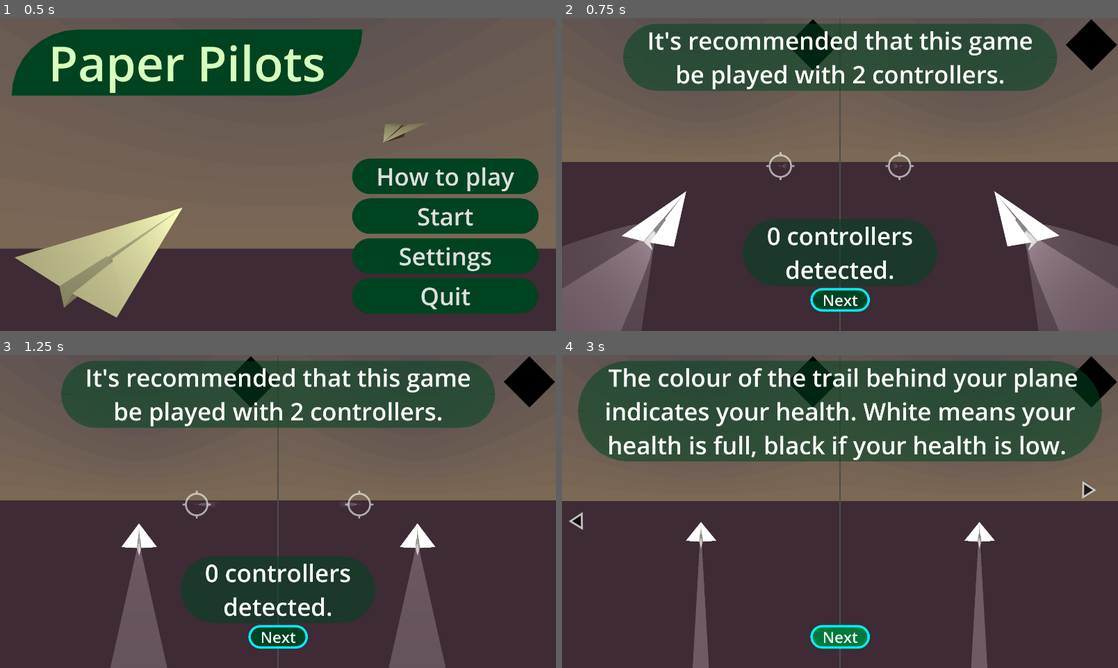
Above: before the commit, frames 1-4 (two rows, left to right).
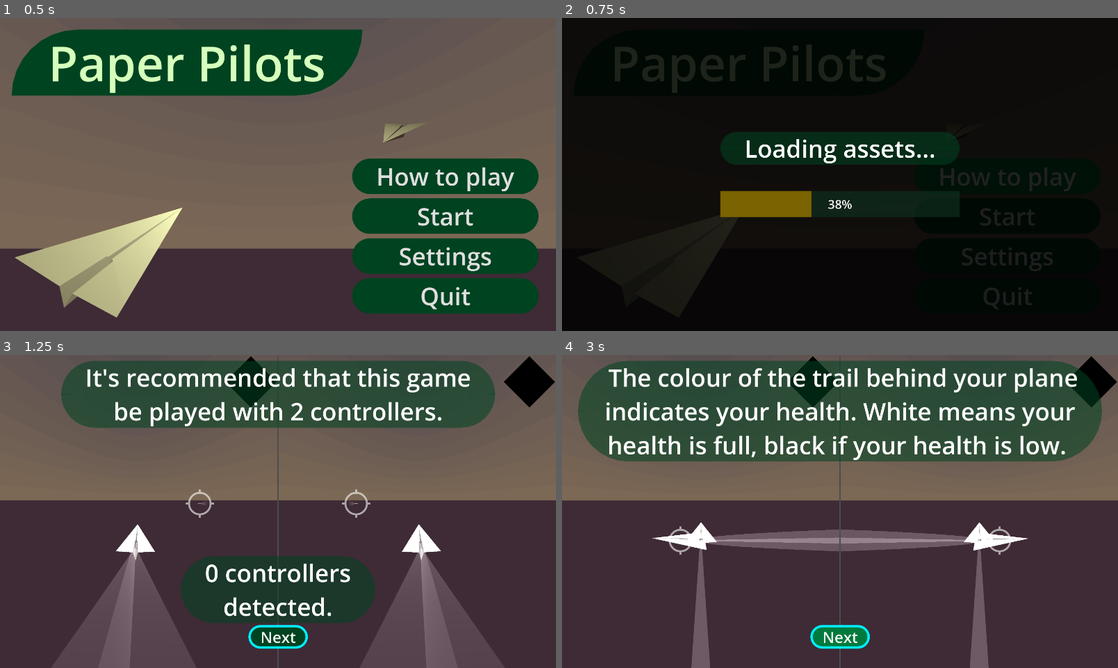
Above: after the commit, the same moments.

Repository: proximadams/Paper-Pilots
Game: Godot game, scene res://scenes/main_menu.tscn
The game is run twice, just before and just after one commit, with the same random seed, the same clock (stepped at 60 frames per second) and the same inputs. A sky picture missing from this copy of the repository is replaced by a grey-blue gradient. Sound files missing from this copy of the repository are replaced by a short silence.
Inputs:
- Up to frame 1 (0.5 s): no input
- Up to frame 2 (0.75 s): click "How to play" at 0.5 s
- Up to frame 3 (1.25 s): no input
- Up to frame 4 (3 s): click "Next" at 1.25 s; click "Next" at 2 s; click "Next" at 2.75 s

Frame 1 is identical in both runs. In frame 2, 99% of the frame differs, in the area x 0-100%, y 0-100%; in frame 3, 4.7%; in frame 4, 3.5%.

Commit message:
loading bar

Diff:
--- /dev/null
+++ b/scenes/loading_screen.tscn
@@ -0,0 +1,74 @@
+[gd_scene load_steps=16 format=3 uid="uid://bhir40ub3j7aa"]
+
+[ext_resource type="Theme" uid="uid://bpfjumgjrae43" path="res://themes/default_label.tres" id="1_ep5rh"]
+[ext_resource type="Script" uid="uid://dnx5whaklxp1r" path="res://scripts/loading_screen.gd" id="1_ku3bi"]
+[ext_resource type="PackedScene" uid="uid://cen3owr6ivv1w" path="res://scenes/enemy_indicator_arrow.tscn" id="2_5phy8"]
+[ext_resource type="Theme" uid="uid://d1hqt5070wxsy" path="res://themes/progress_bar.tres" id="2_hprjd"]
+[ext_resource type="PackedScene" uid="uid://bd40td44tkyep" path="res://scenes/explosion.tscn" id="3_if62a"]
+[ext_resource type="PackedScene" uid="uid://cjjvpks071cd6" path="res://scenes/explosion_sound.tscn" id="4_f7y4a"]
+[ext_resource type="PackedScene" uid="uid://cah6wwl13ljom" path="res://scenes/how_to_play_level.tscn" id="5_gcv3i"]
+[ext_resource type="PackedScene" uid="uid://u2ew77t74om8" path="res://scenes/item_diamond.tscn" id="6_amnj2"]
+[ext_resource type="PackedScene" uid="uid://bfklb06n0e5er" path="res://scenes/item_effects.tscn" id="7_f7y4a"]
+[ext_resource type="PackedScene" uid="uid://cr70q6kngxwgm" path="res://scenes/lose_label.tscn" id="8_amnj2"]
+[ext_resource type="PackedScene" uid="uid://chhsye87y2qn1" path="res://scenes/missile_model.tscn" id="9_pvqkx"]
+[ext_resource type="PackedScene" uid="uid://d3duj7m3hnvo0" path="res://scenes/shoot_sound.tscn" id="10_v1mdd"]
+[ext_resource type="PackedScene" uid="uid://ctruhln5g3qvm" path="res://scenes/target.tscn" id="11_pvqkx"]
+[ext_resource type="PackedScene" uid="uid://c2dtbo51c2et7" path="res://scenes/win_label.tscn" id="12_e7oyx"]
+[ext_resource type="PackedScene" uid="uid://bc5l88adhtvlc" path="res://scenes/missile_near_sound.tscn" id="13_e7oyx"]
+
+[node name="LoadingScreen" type="Control" node_paths=PackedStringArray("progressBar")]
+top_level = true
+z_index = -10
+layout_mode = 3
+anchors_preset = 15
+anchor_right = 1.0
+anchor_bottom = 1.0
+grow_horizontal = 2
+grow_vertical = 2
+script = ExtResource("1_ku3bi")
+assetArr = Array[Resource]([ExtResource("2_5phy8"), ExtResource("3_if62a"), ExtResource("4_f7y4a"), ExtResource("5_gcv3i"), ExtResource("6_amnj2"), ExtResource("7_f7y4a"), ExtResource("8_amnj2"), ExtResource("9_pvqkx"), ExtResource("10_v1mdd"), ExtResource("11_pvqkx"), ExtResource("12_e7oyx"), ExtResource("13_e7oyx")])
+progressBar = NodePath("VBoxContainer/ProgressBar")
+
+[node name="ColorRect" type="ColorRect" parent="."]
+layout_mode = 1
+anchors_preset = 15
+anchor_right = 1.0
+anchor_bottom = 1.0
+grow_horizontal = 2
+grow_vertical = 2
+color = Color(0, 0, 0, 0.862745)
+
+[node name="VBoxContainer" type="VBoxContainer" parent="."]
+layout_mode = 1
+anchors_preset = 8
+anchor_left = 0.5
+anchor_top = 0.5
+anchor_right = 0.5
+anchor_bottom = 0.5
+offset_left = -496.0
+offset_top = -177.0
+offset_right = 496.0
+offset_bottom = 177.0
+grow_horizontal = 2
+grow_vertical = 2
+
+[node name="Label" type="Label" parent="VBoxContainer"]
+layout_mode = 2
+theme = ExtResource("1_ep5rh")
+text = "Loading assets..."
+
+[node name="MarginContainer" type="MarginContainer" parent="VBoxContainer"]
+custom_minimum_size = Vector2(0, 100)
+layout_mode = 2
+
+[node name="ProgressBar" type="ProgressBar" parent="VBoxContainer"]
+custom_minimum_size = Vector2(500, 0)
+layout_mode = 2
+theme = ExtResource("2_hprjd")
+step = 1.0
+
+[node name="AssetHolder" type="Control" parent="."]
+visible = false
+anchors_preset = 0
+offset_right = 40.0
+offset_bottom = 40.0
--- a/scenes/main_menu.tscn
+++ b/scenes/main_menu.tscn
@@ -8,6 +8,7 @@
 [ext_resource type="Texture2D" uid="uid://d3sd8vl6emo1f" path="res://shaders/sky_panorama.png" id="6_jk1qb"]
 [ext_resource type="Theme" uid="uid://c51c64k3blcd0" path="res://themes/default_button.tres" id="9_5dd4i"]
 [ext_resource type="Theme" uid="uid://bdep7d1wip201" path="res://themes/win_lose_label.tres" id="9_jk1qb"]
+[ext_resource type="PackedScene" uid="uid://bhir40ub3j7aa" path="res://scenes/loading_screen.tscn" id="9_lgwnu"]
 [ext_resource type="AudioStream" uid="uid://bj4rp3d31u6fj" path="res://audio/initial_game_song.wav" id="11_lgwnu"]
 
 [sub_resource type="StandardMaterial3D" id="StandardMaterial3D_oa1go"]
@@ -34,7 +35,7 @@
 fog_light_energy = 0.0
 fog_density = 1.0
 
-[node name="MainMenu" type="Control"]
+[node name="MainMenu" type="Control" node_paths=PackedStringArray("loadingScreen")]
 layout_mode = 3
 anchors_preset = 15
 anchor_right = 1.0
@@ -42,6 +43,7 @@
 grow_horizontal = 2
 grow_vertical = 2
 script = ExtResource("1_tbmy8")
+loadingScreen = NodePath("SubViewportContainer/SubViewport/LoadingScreen")
 
 [node name="FocusMainButton" type="Button" parent="."]
 modulate = Color(1, 1, 1, 0)
@@ -250,6 +252,10 @@
 
 [node name="WorldEnvironment" type="WorldEnvironment" parent="SubViewportContainer/SubViewport"]
 environment = SubResource("Environment_flqon")
+
+[node name="LoadingScreen" parent="SubViewportContainer/SubViewport" instance=ExtResource("9_lgwnu")]
+visible = false
+z_index = 0
 
 [node name="InitialSong" type="AudioStreamPlayer" parent="."]
 stream = ExtResource("11_lgwnu")
--- a/scenes/missile.tscn
+++ b/scenes/missile.tscn
@@ -1,21 +1,9 @@
-[gd_scene load_steps=14 format=3 uid="uid://dm871tyqmkeqf"]
+[gd_scene load_steps=10 format=3 uid="uid://dm871tyqmkeqf"]
 
 [ext_resource type="Script" uid="uid://cs0dji5vsccsn" path="res://scripts/missile.gd" id="1_35udt"]
-[ext_resource type="Material" path="res://materials/missile_red.tres" id="1_a2dmp"]
-[ext_resource type="Material" path="res://materials/missile_black.tres" id="2_3peva"]
+[ext_resource type="PackedScene" uid="uid://chhsye87y2qn1" path="res://scenes/missile_model.tscn" id="2_bd00w"]
 [ext_resource type="Script" uid="uid://c2hn5t2b4irdp" path="res://scripts/trail_effect.gd" id="4_2swxv"]
-[ext_resource type="AudioStream" uid="uid://cvqtm4fdy2n0f" path="res://audio/missile_near.mp3" id="5_bd00w"]
-[ext_resource type="Script" uid="uid://dsk0hb54erqev" path="res://scripts/sound_effect.gd" id="6_flxc2"]
-
-[sub_resource type="CylinderMesh" id="CylinderMesh_u0r5p"]
-top_radius = 0.0
-bottom_radius = 0.18
-height = 0.3
-
-[sub_resource type="CylinderMesh" id="CylinderMesh_a2dmp"]
-top_radius = 0.1
-bottom_radius = 0.1
-height = 0.1
+[ext_resource type="PackedScene" uid="uid://bc5l88adhtvlc" path="res://scenes/missile_near_sound.tscn" id="4_bd00w"]
 
 [sub_resource type="StandardMaterial3D" id="StandardMaterial3D_bd00w"]
 transparency = 1
@@ -91,63 +79,11 @@
 &"animate": SubResource("Animation_2swxv")
 }
 
-[node name="missile" type="Node3D"]
+[node name="Missile" type="Node3D"]
 script = ExtResource("1_35udt")
 
-[node name="Model" type="Node3D" parent="."]
-transform = Transform3D(-5, 0, -4.37114e-07, 0, 5, 0, 4.37114e-07, 0, -5, 0, 0, 0)
-
-[node name="CSGSphere3D" type="CSGSphere3D" parent="Model"]
-transform = Transform3D(0.5, 0, 0, 0, 0.5, 0, 0, 0, 1, 0, 0, 0)
-material = ExtResource("2_3peva")
-
-[node name="CSGBox3D" type="CSGBox3D" parent="Model"]
-transform = Transform3D(1, 0, 0, 0, 1, 0, 0, 0, 1, 0, 0, -0.365888)
-material_override = ExtResource("1_a2dmp")
-size = Vector3(0.3, 0.3, 0.3)
-
-[node name="Wings" type="Node3D" parent="Model"]
-transform = Transform3D(1, 0, 0, 0, 1, 0, 0, 0, 1, 0, 0, -0.35)
-
-[node name="Wing1" type="Node3D" parent="Model/Wings"]
-transform = Transform3D(-2.18557e-08, -1, 1.89276e-08, 0.5, -4.37114e-08, -0.433013, 0.866025, 0, 0.25, 1.09278e-08, -0.25, 0)
-
-[node name="CSGBox3D" type="CSGBox3D" parent="Model/Wings/Wing1"]
-transform = Transform3D(0.707107, 0, 0.707107, 0, 1, 0, -0.707107, 0, 0.707107, 0, 0, 0)
-size = Vector3(0.3, 0.05, 0.3)
-
-[node name="Wing2" type="Node3D" parent="Model/Wings"]
-transform = Transform3D(0.5, 0, -0.433013, 0, 1, 0, 0.866025, 0, 0.25, -0.25, 0, 0)
-
-[node name="CSGBox3D" type="CSGBox3D" parent="Model/Wings/Wing2"]
-transform = Transform3D(0.707107, 0, 0.707107, 0, 1, 0, -0.707107, 0, 0.707107, 0, 0, 0)
-size = Vector3(0.3, 0.05, 0.3)
-
-[node name="Wing3" type="Node3D" parent="Model/Wings"]
-transform = Transform3D(-0.5, -3.17865e-08, 0.433013, 1.58933e-08, -1, -1.3764e-08, 0.866025, 0, 0.25, 0.25, -7.94663e-09, 0)
-
-[node name="CSGBox3D" type="CSGBox3D" parent="Model/Wings/Wing3"]
-transform = Transform3D(0.707107, 0, 0.707107, 0, 1, 0, -0.707107, 0, 0.707107, 0, 0, 0)
-size = Vector3(0.3, 0.05, 0.3)
-
-[node name="Wing4" type="Node3D" parent="Model/Wings"]
-transform = Transform3D(3.77489e-08, 1, -3.26915e-08, -0.5, 7.54979e-08, 0.433013, 0.866025, 0, 0.25, -1.88745e-08, 0.25, 0)
-
-[node name="CSGBox3D" type="CSGBox3D" parent="Model/Wings/Wing4"]
-transform = Transform3D(0.707107, 0, 0.707107, 0, 1, 0, -0.707107, 0, 0.707107, 0, 0, 0)
-size = Vector3(0.3, 0.05, 0.3)
-
-[node name="Cone" type="MeshInstance3D" parent="Model"]
-transform = Transform3D(1, 0, 0, 0, -4.37114e-08, -1, 0, 1, -4.37114e-08, 0, 0, 0.5)
-material_override = ExtResource("1_a2dmp")
-mesh = SubResource("CylinderMesh_u0r5p")
-skeleton = NodePath("../..")
-
-[node name="Cylander" type="MeshInstance3D" parent="Model"]
-transform = Transform3D(1, 0, 0, 0, -4.37114e-08, -1, 0, 1, -4.37114e-08, 0, 0, -0.5)
-material_override = ExtResource("2_3peva")
-mesh = SubResource("CylinderMesh_a2dmp")
-skeleton = NodePath("../..")
+[node name="MissileModel" parent="." instance=ExtResource("2_bd00w")]
+transform = Transform3D(-5, 0, -7.54979e-07, 0, 5, 0, 7.54979e-07, 0, -5, 0, 0, 0)
 
 [node name="TrailAdd" type="Node3D" parent="."]
 transform = Transform3D(1, 0, 0, 0, 1, 0, 0, 0, 1, 0, 0, -0.561761)
@@ -184,6 +120,4 @@
 }
 autoplay = "animate"
 
-[node name="MissileNearSound" type="AudioStreamPlayer" parent="."]
-stream = ExtResource("5_bd00w")
-script = ExtResource("6_flxc2")
+[node name="MissileNearSound" parent="." instance=ExtResource("4_bd00w")]
--- /dev/null
+++ b/scenes/missile_model.tscn
@@ -0,0 +1,69 @@
+[gd_scene load_steps=5 format=3 uid="uid://chhsye87y2qn1"]
+
+[ext_resource type="Material" path="res://materials/missile_black.tres" id="1_egfjx"]
+[ext_resource type="Material" path="res://materials/missile_red.tres" id="2_ug1o0"]
+
+[sub_resource type="CylinderMesh" id="CylinderMesh_u0r5p"]
+top_radius = 0.0
+bottom_radius = 0.18
+height = 0.3
+
+[sub_resource type="CylinderMesh" id="CylinderMesh_a2dmp"]
+top_radius = 0.1
+bottom_radius = 0.1
+height = 0.1
+
+[node name="MissileModel" type="Node3D"]
+transform = Transform3D(-5, 0, -4.37114e-07, 0, 5, 0, 4.37114e-07, 0, -5, 0, 0, 0)
+
+[node name="CSGSphere3D" type="CSGSphere3D" parent="."]
+transform = Transform3D(0.5, 0, 0, 0, 0.5, 0, 0, 0, 1, 0, 0, 0)
+material = ExtResource("1_egfjx")
+
+[node name="CSGBox3D" type="CSGBox3D" parent="."]
+transform = Transform3D(1, 0, 0, 0, 1, 0, 0, 0, 1, 0, 0, -0.365888)
+material_override = ExtResource("2_ug1o0")
+size = Vector3(0.3, 0.3, 0.3)
+
+[node name="Wings" type="Node3D" parent="."]
+transform = Transform3D(1, 0, 0, 0, 1, 0, 0, 0, 1, 0, 0, -0.35)
+
+[node name="Wing1" type="Node3D" parent="Wings"]
+transform = Transform3D(-2.18557e-08, -1, 1.89276e-08, 0.5, -4.37114e-08, -0.433013, 0.866025, 0, 0.25, 1.09278e-08, -0.25, 0)
+
+[node name="CSGBox3D" type="CSGBox3D" parent="Wings/Wing1"]
+transform = Transform3D(0.707107, 0, 0.707107, 0, 1, 0, -0.707107, 0, 0.707107, 0, 0, 0)
+size = Vector3(0.3, 0.05, 0.3)
+
+[node name="Wing2" type="Node3D" parent="Wings"]
+transform = Transform3D(0.5, 0, -0.433013, 0, 1, 0, 0.866025, 0, 0.25, -0.25, 0, 0)
+
+[node name="CSGBox3D" type="CSGBox3D" parent="Wings/Wing2"]
+transform = Transform3D(0.707107, 0, 0.707107, 0, 1, 0, -0.707107, 0, 0.707107, 0, 0, 0)
+size = Vector3(0.3, 0.05, 0.3)
+
+[node name="Wing3" type="Node3D" parent="Wings"]
+transform = Transform3D(-0.5, -3.17865e-08, 0.433013, 1.58933e-08, -1, -1.3764e-08, 0.866025, 0, 0.25, 0.25, -7.94663e-09, 0)
+
+[node name="CSGBox3D" type="CSGBox3D" parent="Wings/Wing3"]
+transform = Transform3D(0.707107, 0, 0.707107, 0, 1, 0, -0.707107, 0, 0.707107, 0, 0, 0)
+size = Vector3(0.3, 0.05, 0.3)
+
+[node name="Wing4" type="Node3D" parent="Wings"]
+transform = Transform3D(3.77489e-08, 1, -3.26915e-08, -0.5, 7.54979e-08, 0.433013, 0.866025, 0, 0.25, -1.88745e-08, 0.25, 0)
+
+[node name="CSGBox3D" type="CSGBox3D" parent="Wings/Wing4"]
+transform = Transform3D(0.707107, 0, 0.707107, 0, 1, 0, -0.707107, 0, 0.707107, 0, 0, 0)
+size = Vector3(0.3, 0.05, 0.3)
+
+[node name="Cone" type="MeshInstance3D" parent="."]
+transform = Transform3D(1, 0, 0, 0, -4.37114e-08, -1, 0, 1, -4.37114e-08, 0, 0, 0.5)
+material_override = ExtResource("2_ug1o0")
+mesh = SubResource("CylinderMesh_u0r5p")
+skeleton = NodePath("../..")
+
+[node name="Cylander" type="MeshInstance3D" parent="."]
+transform = Transform3D(1, 0, 0, 0, -4.37114e-08, -1, 0, 1, -4.37114e-08, 0, 0, -0.5)
+material_override = ExtResource("1_egfjx")
+mesh = SubResource("CylinderMesh_a2dmp")
+skeleton = NodePath("../..")
--- /dev/null
+++ b/scenes/missile_near_sound.tscn
@@ -0,0 +1,8 @@
+[gd_scene load_steps=3 format=3 uid="uid://bc5l88adhtvlc"]
+
+[ext_resource type="AudioStream" uid="uid://cvqtm4fdy2n0f" path="res://audio/missile_near.mp3" id="1_03hj1"]
+[ext_resource type="Script" uid="uid://dsk0hb54erqev" path="res://scripts/sound_effect.gd" id="2_ei8vw"]
+
+[node name="MissileNearSound" type="AudioStreamPlayer"]
+stream = ExtResource("1_03hj1")
+script = ExtResource("2_ei8vw")
--- a/scripts/global.gd
+++ b/scripts/global.gd
@@ -1,6 +1,7 @@
 extends Node
 
-const SAVE_FILE_PATH = 'user://settings.json'
+const SAVE_FILE_PATH := 'user://settings.json'
+const LOADING_RES    := preload('res://scenes/loading_screen.tscn')
 
 var numDevicesConnected := 0
 var rng
--- /dev/null
+++ b/scripts/loading_screen.gd
@@ -0,0 +1,35 @@
+extends Control
+
+@export var assetArr   : Array[Resource]
+@export var progressBar: ProgressBar
+
+var assetIndex := 0
+var nextScene  := ''
+var previousInst = null
+
+@onready var assetHolder  : Control = $AssetHolder
+@onready var origSfxVolume: float   = Global.settingsData.sfxVolume
+
+func _process(_delta: float) -> void:
+	if nextScene != '':
+		progressBar.set_value(progressBar.max_value * (float(assetIndex) / (float(assetArr.size()) +1.0)))
+		if assetIndex < assetArr.size() or previousInst != null:
+			if previousInst == null:
+				previousInst = assetArr[assetIndex].instantiate()
+				assetHolder.add_child(previousInst)
+				assetIndex += 1
+			else:
+				previousInst.free()
+				previousInst = null
+		else:
+			assetIndex = 0
+			visible = false
+			Global.settingsData.sfxVolume = origSfxVolume
+			get_tree().change_scene_to_file(nextScene)
+			nextScene = ''
+
+func load(scenePathGiven: String) -> void:
+	nextScene = scenePathGiven
+	assetIndex = 0
+	visible = true
+	Global.settingsData.sfxVolume = 0.0
--- a/scripts/main_menu.gd
+++ b/scripts/main_menu.gd
@@ -1,4 +1,6 @@
 extends Control
+
+@export var loadingScreen: Control
 
 var started = false
 
@@ -23,11 +25,11 @@
 
 func start_game() -> void:
 	_try_start_music()
-	get_tree().change_scene_to_file('res://scenes/level.tscn')
+	loadingScreen.load('res://scenes/level.tscn')
 
 func go_to_how_to_play() -> void:
 	_try_start_music()
-	get_tree().change_scene_to_file('res://scenes/how_to_play_level.tscn')
+	loadingScreen.load('res://scenes/how_to_play_level.tscn')
 
 func start_default_music() -> void:
 	if Global.settingsData.musicOn:
--- /dev/null
+++ b/themes/progress_bar.tres
@@ -0,0 +1,15 @@
+[gd_resource type="Theme" load_steps=3 format=3 uid="uid://d1hqt5070wxsy"]
+
+[sub_resource type="StyleBoxFlat" id="StyleBoxFlat_ep5rh"]
+bg_color = Color(0.0600815, 0.205078, 0.131037, 0.588235)
+border_width_top = 20
+border_width_bottom = 20
+border_color = Color(0.0588235, 0.203922, 0.129412, 0.588235)
+
+[sub_resource type="StyleBoxFlat" id="StyleBoxFlat_hprjd"]
+bg_color = Color(0.478516, 0.386925, 0, 1)
+
+[resource]
+ProgressBar/font_sizes/font_size = 50
+ProgressBar/styles/background = SubResource("StyleBoxFlat_ep5rh")
+ProgressBar/styles/fill = SubResource("StyleBoxFlat_hprjd")
Not shown: 1 places in scenes/main_menu.tscn that only renumber resources
Not shown, added: scripts/loading_screen.gd.uid
